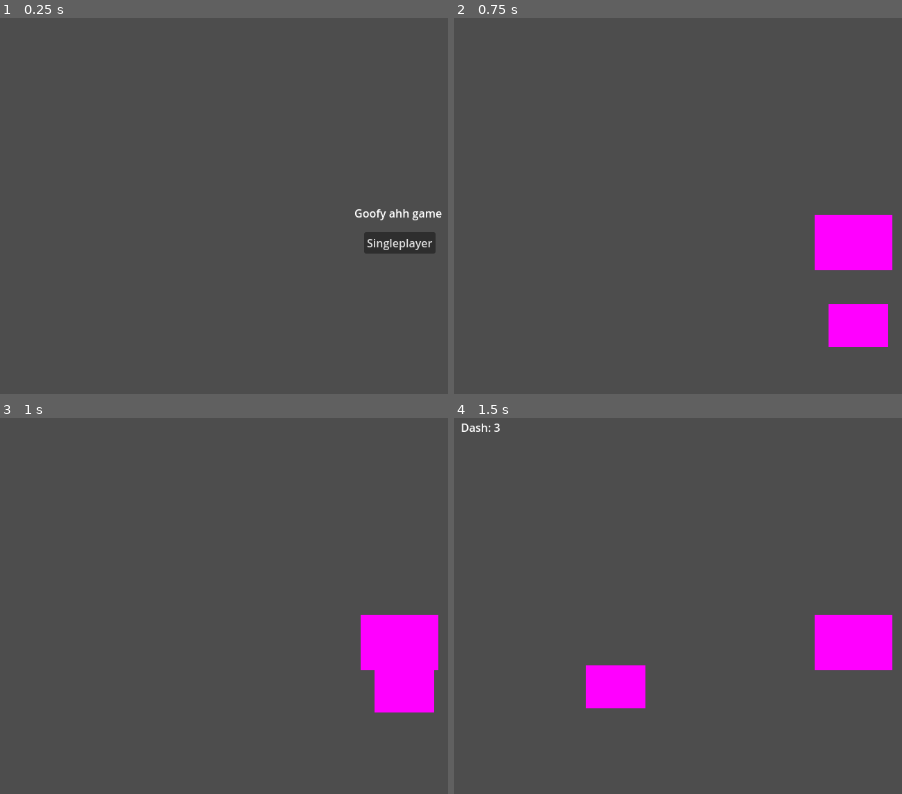
Above: before the commit, frames 1-4 (two rows, left to right).
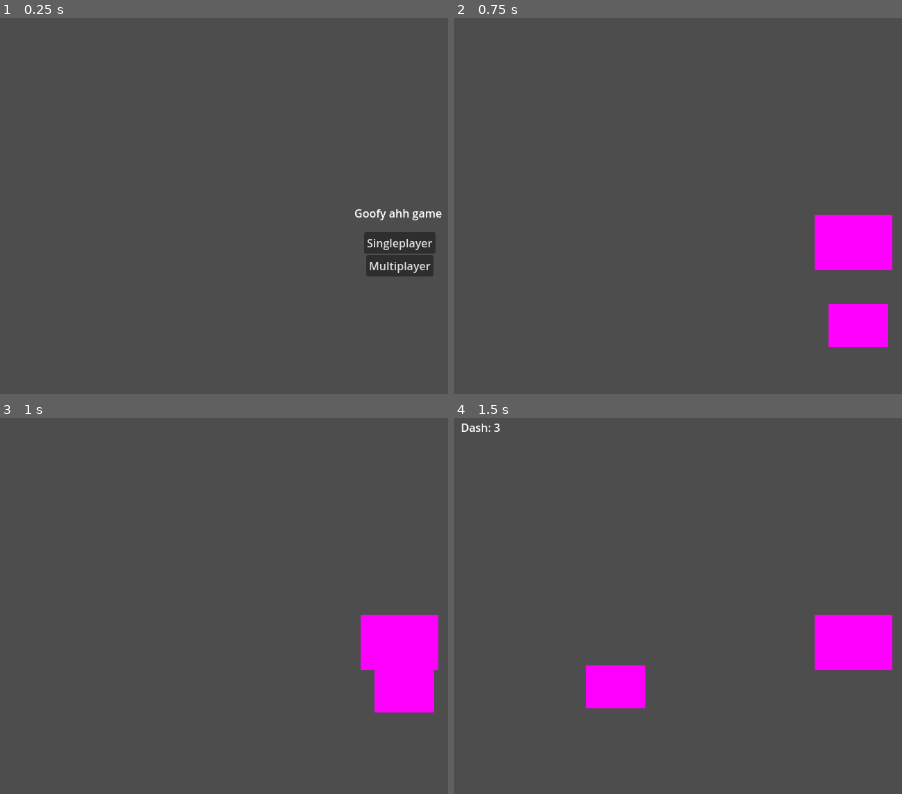
Above: after the commit, the same moments.

Repository: Sheep26/2DMultiplayerShooter
Game: Godot game, scene res://Scenes/MainMenu/MainMenu.tscn
The game is run twice, just before and just after one commit, with the same random seed, the same clock (stepped at 60 frames per second) and the same inputs.
Inputs:
- Up to frame 1 (0.25 s): no input
- Up to frame 2 (0.75 s): click "Singleplayer" at 0.5 s
- Up to frame 3 (1 s): no input
- Up to frame 4 (1.5 s): tap Enter at 1.25 s; hold Right (right) from 1.28 s (still down); tap E (dash) at 1.35 s

The runs differ from the first frame. In frame 1, 0.7% of the frame differs, in the area x 81-97%, y 63-69%; in frame 2, nothing differs; in frame 3, nothing differs; in frame 4, nothing differs.

Commit message:
ye no multiplayer

Diff:
--- a/Scenes/MainMenu/MainMenu.tscn
+++ b/Scenes/MainMenu/MainMenu.tscn
@@ -1,6 +1,7 @@
-[gd_scene load_steps=2 format=3 uid="uid://ddoa8yw58lf23"]
+[gd_scene load_steps=3 format=3 uid="uid://ddoa8yw58lf23"]
 
 [ext_resource type="Script" path="res://Scripts/SingleplayerButton.gd" id="1_8oixk"]
+[ext_resource type="Script" path="res://Scenes/MainMenu/MultiplayerButton.gd" id="2_wiqva"]
 
 [node name="MainMenu" type="Control"]
 layout_mode = 3
@@ -40,3 +41,18 @@
 grow_vertical = 2
 text = "Singleplayer"
 script = ExtResource("1_8oixk")
+
+[node name="MultiplayerButton" type="Button" parent="CanvasLayer"]
+anchors_preset = 8
+anchor_left = 0.5
+anchor_top = 0.5
+anchor_right = 0.5
+anchor_bottom = 0.5
+offset_left = -48.5
+offset_top = 18.0
+offset_right = 48.5
+offset_bottom = 49.0
+grow_horizontal = 2
+grow_vertical = 2
+text = "Multiplayer"
+script = ExtResource("2_wiqva")
--- /dev/null
+++ b/Scenes/MainMenu/MultiplayerButton.gd
@@ -0,0 +1,14 @@
+extends Button
+
+
+# Called when the node enters the scene tree for the first time.
+func _ready():
+	pressed.connect(self._button_pressed) # Replace with function body.
+
+
+# Called every frame. 'delta' is the elapsed time since the previous frame.
+func _process(delta):
+	pass
+
+func _button_pressed():
+	pass
